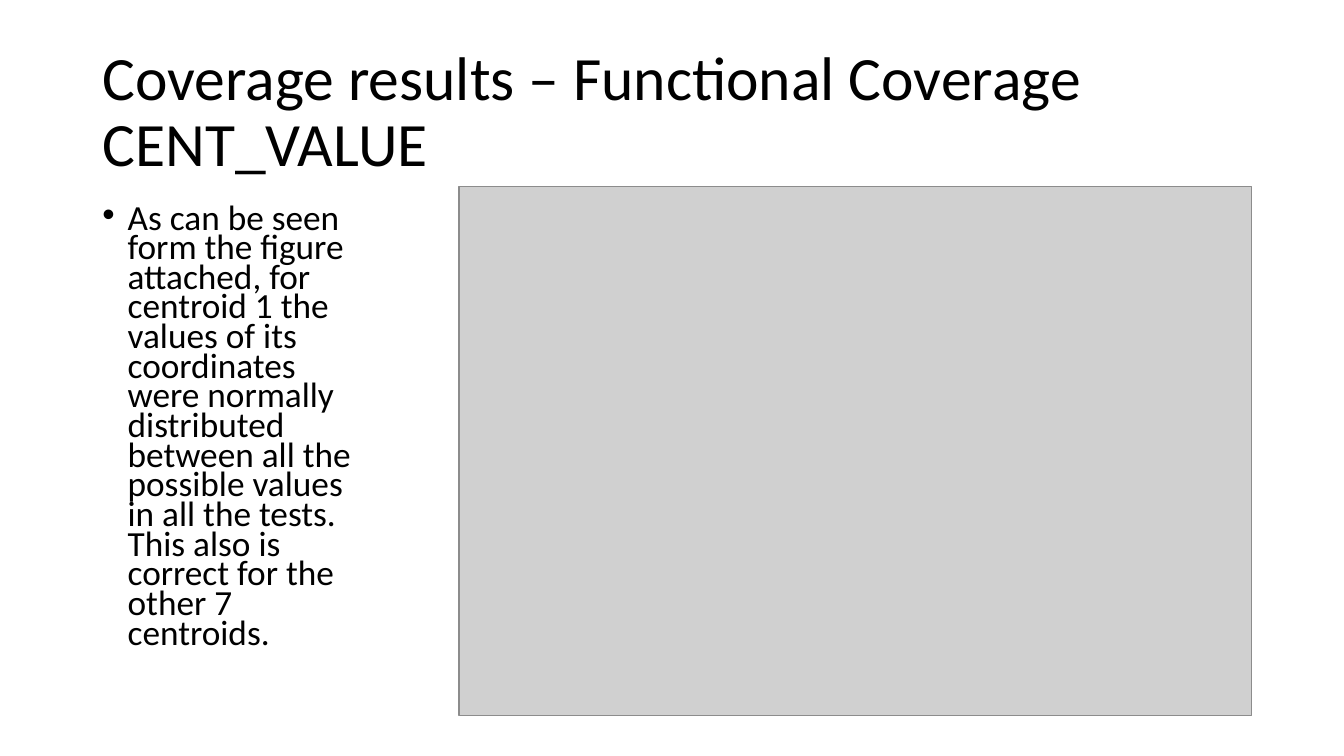
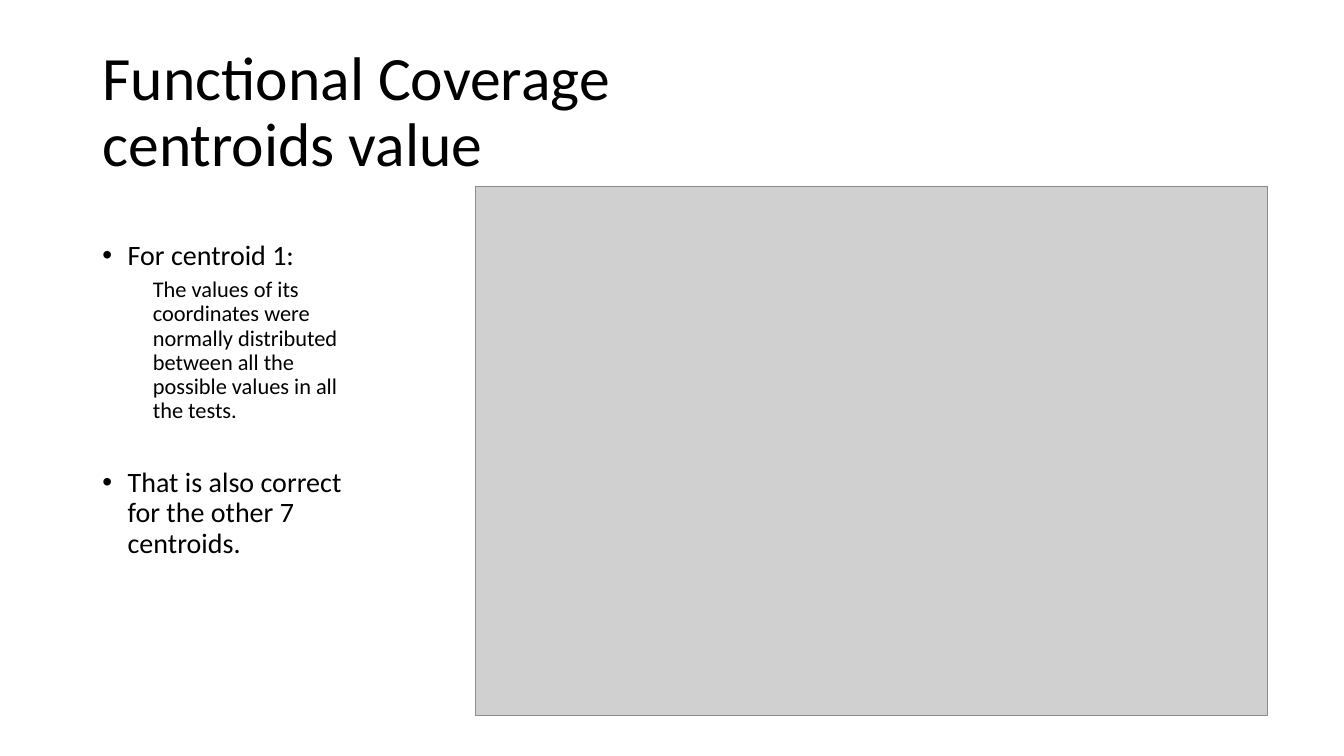
Before and after one commit to liotahuf/UVM_project, a slide deck: slide 41 of Final presentation 3.pptx. Drawn at 1344x756 pixels with LibreOffice and Linux fonts; fonts in the diff are those of the drawing; grey boxes stand for pictures. Boxes give left, top, right and bottom in pixels: in the first picture for what was removed or moved away, otherwise in the second. Text is boxed around its words. In the diff, an @@ line names an element or a change of style, - is before the commit and + after.

```diff
--- a/Final presentation 3.pptx
+++ b/Final presentation 3.pptx
@@ title at (102,57,610,167): text changed @@
-Coverage results – Functional Coverage CENT_VALUE
+Functional Coverage
+centroids value
@@ picture: place and size @@
-picture at (459,187,1251,716)
+picture at (476,187,1268,716)
@@ text at (128,245,342,554): text changed; size 25.2 to 16 pt @@
-• As can be seen form the figure attached, for centroid 1 the values of its coordinates were normally distributed between all the possible values in all the tests. This also is correct for the other 7 centroids.
+• For centroid 1:
+  The values of its coordinates were normally distributed between all the possible values in all the tests.
+• That is also correct for the other 7 centroids.
```
Also in this commit, not shown: 21 other slides changed.
